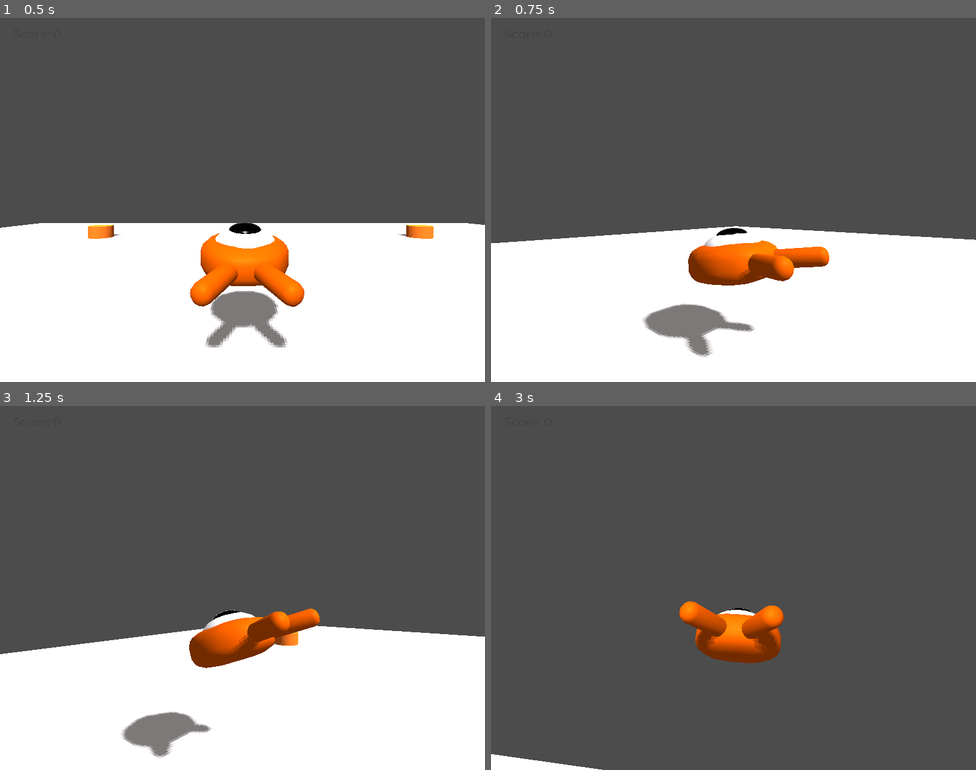
Above: before the commit, frames 1-4 (two rows, left to right).
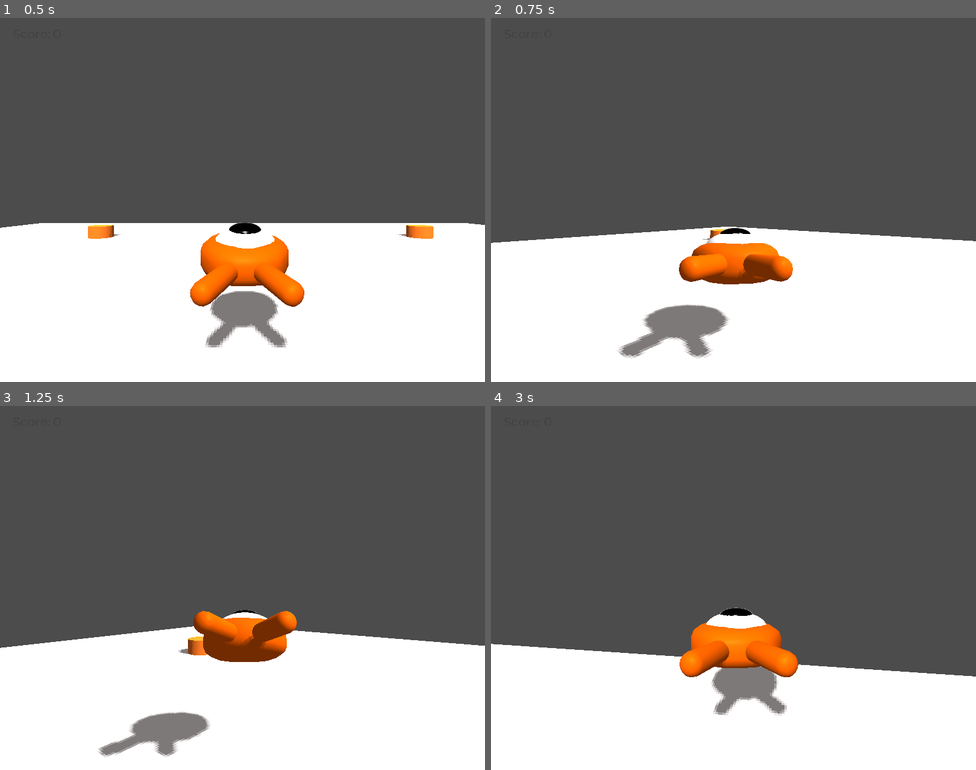
Above: after the commit, the same moments.

Repository: telmotrooper/squash-the-creeps
Game: Godot game, scene res://Main.tscn
Same seed, same stepped clock (60 frames per second), same inputs: the game is played once before the commit and once after it.
Inputs (mouse positions are in pixels of both pictures, inside the frame that each line leads up to):
- Up to frame 1 (0.5 s): no input
- Up to frame 2 (0.75 s): tap Enter (ui_accept) at 0.5 s; move the mouse to (757, 200) at 0.52 s; hold Up (move_forward) from 0.53 s (still down)
- Up to frame 3 (1.25 s): keep holding Up (move_forward); tap Space (jump) at 0.77 s
- Up to frame 4 (3 s): keep holding Up (move_forward); move the mouse to (709, 588) at 1.27 s; tap Space (jump) at 1.52 s; move the mouse to (743, 580) at 2.02 s; move the mouse to (728, 595) at 2.77 s

Frame 1 is identical in both runs. In frame 2, 2.6% of the frame differs, in the area x 0-100%, y 57-94%; in frame 3, 4.3%; in frame 4, 32%, in the area x 0-100%, y 53-100%.

Commit message:
Movement keys follow camera

Diff:
--- a/3d-squash-the-creeps-custom/Player.gd
+++ b/3d-squash-the-creeps-custom/Player.gd
@@ -15,13 +15,17 @@
 
   var direction = Vector3.ZERO
   if Input.is_action_pressed("move_right"):
-    direction.x += 1
+    direction = Vector3.RIGHT
+    direction = direction.rotated(Vector3.UP, horizontal_rotation).normalized()
   if Input.is_action_pressed("move_left"):
-    direction.x -= 1
+    direction = Vector3.LEFT
+    direction = direction.rotated(Vector3.UP, horizontal_rotation).normalized()
   if Input.is_action_pressed("move_back"):
-    direction.z += 1
+    direction = Vector3.BACK
+    direction = direction.rotated(Vector3.UP, horizontal_rotation).normalized()
   if Input.is_action_pressed("move_forward"):
-    direction.z -= 1
+    direction = Vector3.FORWARD
+    direction = direction.rotated(Vector3.UP, horizontal_rotation).normalized()
 
   if direction != Vector3.ZERO:
     direction = direction.normalized()
